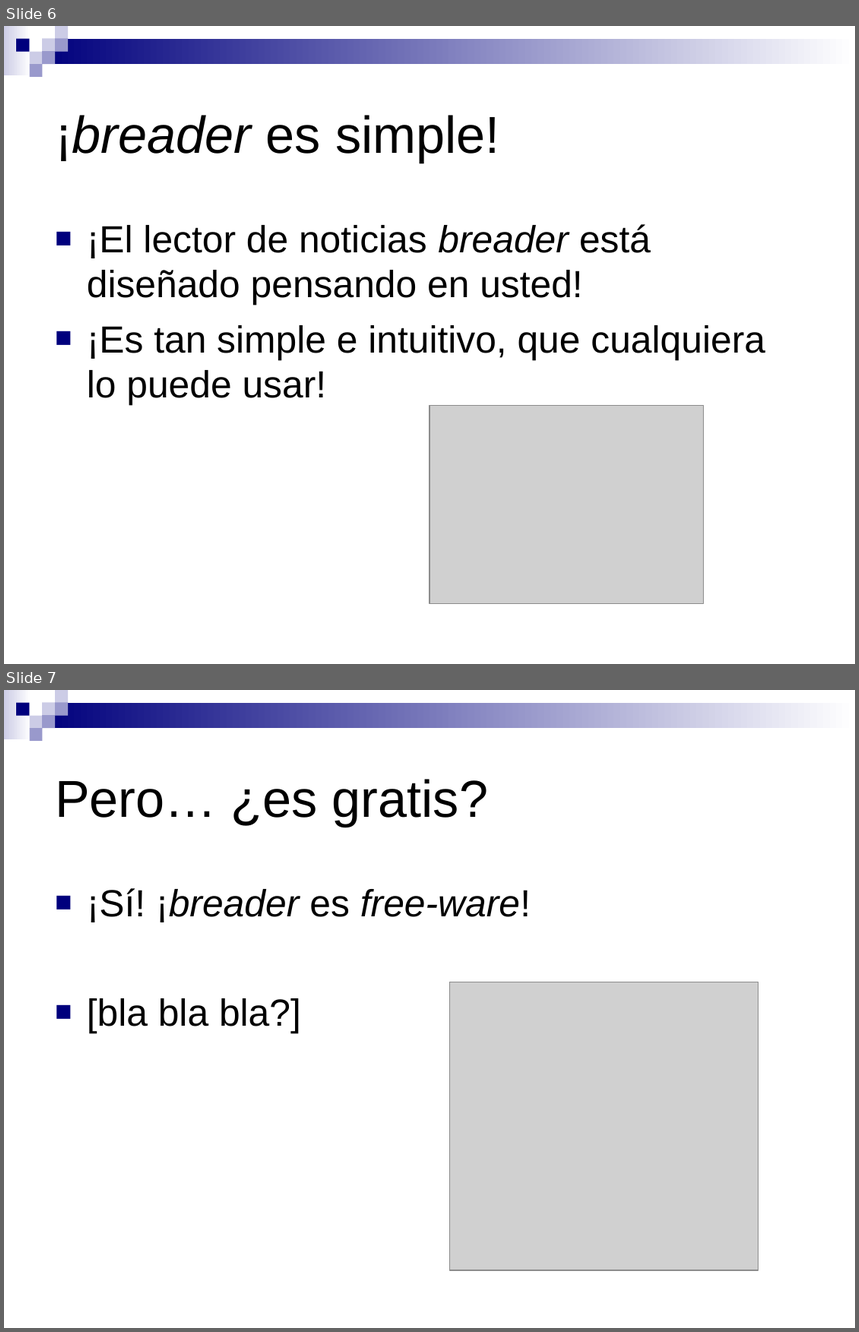
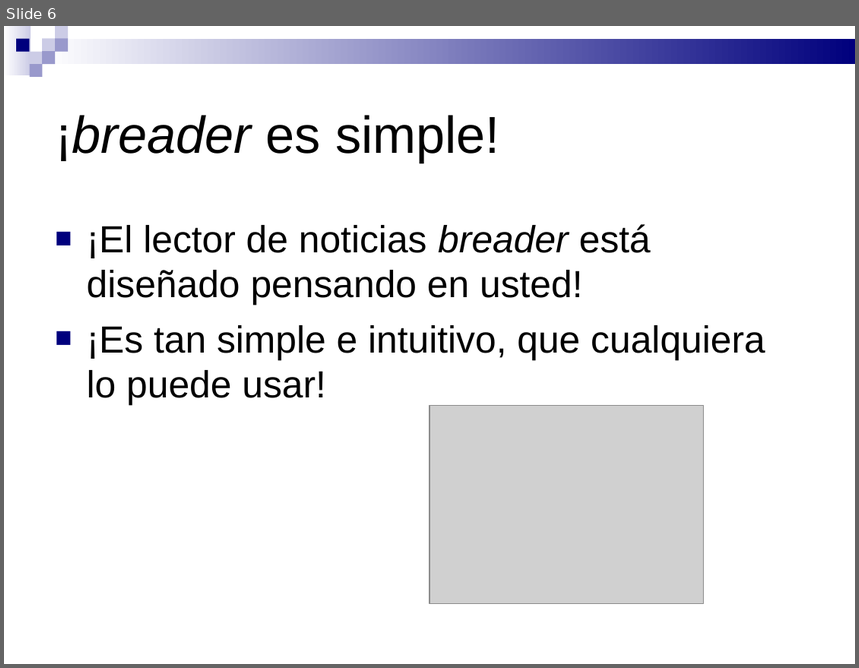
Before and after one commit to pablorusso/breader, a slide deck: disenio/presentacion.ppt. Shown one above the other, each under a label of ours: slides 6 and 7 before the commit, slide 6 after it. The pictures are 859x1332 and 859x668 pixels, drawn with LibreOffice and Linux fonts; fonts in the diff are those of the drawing; grey boxes stand for pictures. Boxes give left, top, right and bottom in pixels: in the first picture for what was removed or moved away, otherwise in the second. Text is boxed around its words. In the diff, an @@ line names an element or a change of style, - is before the commit and + after.

```diff
--- a/disenio/presentacion.ppt
+++ b/disenio/presentacion.ppt
@@ slide 7 removed at (x1=4, y1=690, x2=855, y2=1328), background #FFFFFF; not listed: 9 template elements that a slide beside it also shows @@
@@ title removed at (x1=55, y1=779, x2=488, y2=826) @@
-Pero… ¿es gratis?
@@ text removed at (x1=87, y1=888, x2=531, y2=1034) @@
-■ ¡Sí! ¡breader es free-ware!
-■ [bla bla bla?]
@@ picture removed at (x1=450, y1=983, x2=758, y2=1271) @@
@@ slide 6 changed as well @@
@@ rectangle at (x1=4, y1=26, x2=31, y2=75): fill gradient #FFFFFF to #CCCCE6 to gradient #CCCCE6 to #FFFFFF @@
@@ rectangle at (x1=42, y1=39, x2=855, y2=64): fill gradient #FFFFFF to #00007D to gradient #00007D to #FFFFFF @@
```
Also in this commit, not shown: 6 other slides changed, 4 other slides removed.
